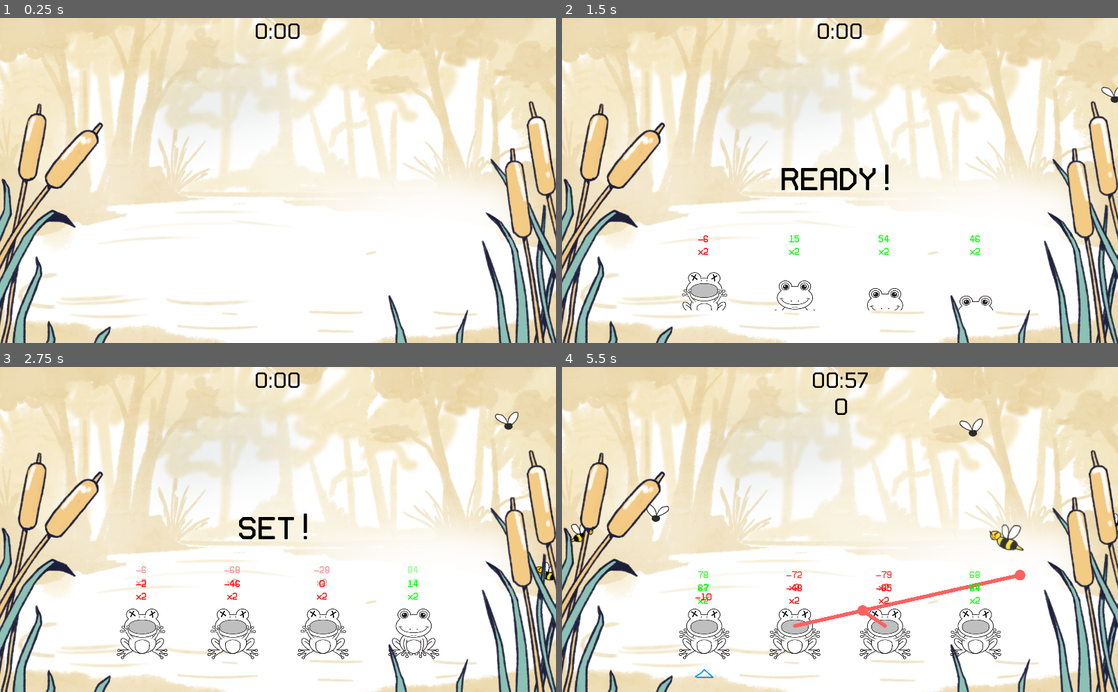
Above: before the commit, frames 1-4 (two rows, left to right).
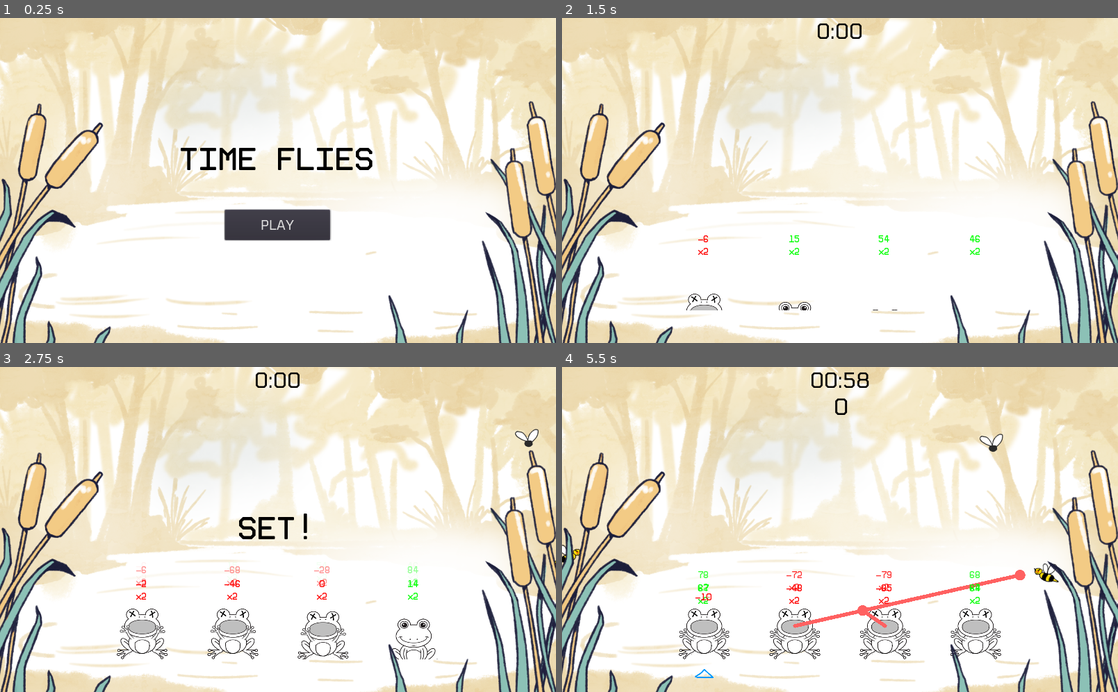
Above: after the commit, the same moments.

Repository: RichoM/time-flies
Game: Godot game, scene res://Menu.tscn
Same seed, same stepped clock (60 frames per second), same inputs: the game is played once before the commit and once after it. Before the commit the project starts from res://Level.tscn.
Inputs (mouse positions are in pixels of both pictures, inside the frame that each line leads up to):
- Up to frame 1 (0.25 s): no input
- Up to frame 2 (1.5 s): click (840, 226) at 0.5 s, where only the run after the commit has a clickable "PLAY"; tap Enter (ui_accept) at 1.25 s; move the mouse to (962, 164) at 1.27 s; click (962, 164) at 1.42 s
- Up to frame 3 (2.75 s): tap Enter (ui_accept) at 1.52, 2.27 s; move the mouse to (166, 545) at 2.02 s; click (166, 545) at 2.17 s
- Up to frame 4 (5.5 s): move the mouse to (895, 458) at 2.77 s; click (895, 458) at 2.92 s; move the mouse to (812, 594) at 3.52 s; click (812, 594) at 3.67 s; tap Enter (ui_accept) at 3.77, 4.52, 5.27 s; move the mouse to (1006, 578) at 4.27 s; click (1006, 578) at 4.42 s; move the mouse to (673, 480) at 5.02 s; click (673, 480) at 5.17 s

The runs differ from the first frame. In frame 1, 2.9% of the frame differs, in the area x 32-67%, y 1-69%; in frame 2, 1.5%; in frame 3, 1.4%; in frame 4, 1.1%.

Commit message:
Added menu scene

Diff:
--- /dev/null
+++ b/Menu.tscn
@@ -0,0 +1,78 @@
+[gd_scene load_steps=10 format=2]
+
+[ext_resource path="res://fly_spawner.gd" type="Script" id=1]
+[ext_resource path="res://fonts/Tomorrow-Regular.ttf" type="DynamicFontData" id=2]
+[ext_resource path="res://fonts/CatV_6x12_9.ttf" type="DynamicFontData" id=3]
+[ext_resource path="res://assets/background.png" type="Texture" id=4]
+[ext_resource path="res://assets/juncos.png" type="Texture" id=5]
+[ext_resource path="res://music/02-Ingame-Chiptune FM-loop.ogg" type="AudioStream" id=6]
+[ext_resource path="res://menu.gd" type="Script" id=7]
+
+[sub_resource type="DynamicFont" id=3]
+size = 72
+font_data = ExtResource( 3 )
+
+[sub_resource type="DynamicFont" id=5]
+size = 25
+font_data = ExtResource( 2 )
+
+[node name="Menu" type="Node2D"]
+script = ExtResource( 7 )
+
+[node name="Background" type="Sprite" parent="."]
+position = Vector2( 0, -226 )
+scale = Vector2( 0.88, 0.88 )
+texture = ExtResource( 4 )
+
+[node name="Camera2D" type="Camera2D" parent="."]
+position = Vector2( 0, -225 )
+current = true
+
+[node name="music" type="AudioStreamPlayer" parent="."]
+stream = ExtResource( 6 )
+autoplay = true
+
+[node name="fly_spawner" type="Node2D" parent="."]
+script = ExtResource( 1 )
+
+[node name="timer" type="Timer" parent="fly_spawner"]
+autostart = true
+
+[node name="Foreground" type="Sprite" parent="."]
+position = Vector2( 0, -226 )
+scale = Vector2( 0.88, 0.88 )
+z_index = 300
+texture = ExtResource( 5 )
+
+[node name="GUI" type="CanvasLayer" parent="."]
+
+[node name="center_label" type="Label" parent="GUI"]
+anchor_right = 1.0
+anchor_bottom = 1.0
+custom_colors/font_color = Color( 0, 0, 0, 1 )
+custom_fonts/font = SubResource( 3 )
+text = "TIME FLIES
+"
+align = 1
+valign = 1
+__meta__ = {
+"_edit_use_anchors_": false
+}
+
+[node name="play" type="Button" parent="GUI"]
+anchor_left = 0.5
+anchor_top = 1.0
+anchor_right = 0.5
+anchor_bottom = 1.0
+margin_left = -98.0
+margin_top = -246.0
+margin_right = 96.0
+margin_bottom = -190.0
+custom_fonts/font = SubResource( 5 )
+text = "PLAY"
+__meta__ = {
+"_edit_use_anchors_": false
+}
+
+[connection signal="timeout" from="fly_spawner/timer" to="fly_spawner" method="_on_timer_timeout"]
+[connection signal="pressed" from="GUI/play" to="." method="_on_play_pressed"]
--- /dev/null
+++ b/menu.gd
@@ -0,0 +1,5 @@
+extends Node2D
+
+
+func _on_play_pressed():
+	get_tree().change_scene("res://Level.tscn")
--- a/project.godot
+++ b/project.godot
@@ -11,7 +11,7 @@
 [application]
 
 config/name="Frogs"
-run/main_scene="res://Level.tscn"
+run/main_scene="res://Menu.tscn"
 config/icon="res://icon.png"
 
 [display]
